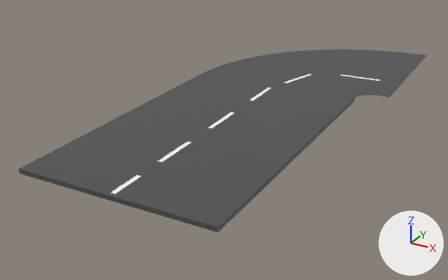
Renders of the Blender file Assets/Models/Modular Road/Curve.blend from each side of a commit.
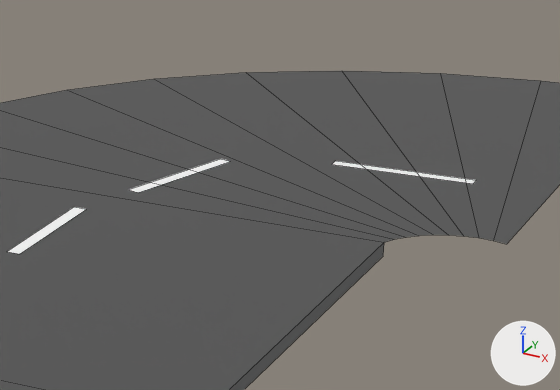
Each version is shown whole from a 50 mm camera at (5.86, -10.05, 4.88) aimed at (-0.41, 1.35, -0.82), then close up on the part from 55% to 90% of the width and 11% to 49% of the height. Arrows for +X, +Y and +Z are at lower right; the lights stay in place. The close-ups show mesh edges as thin lines.
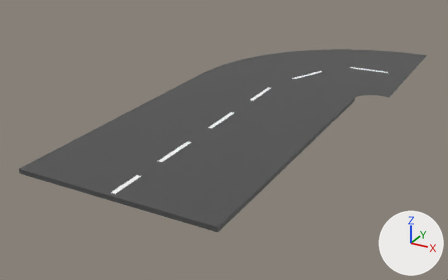
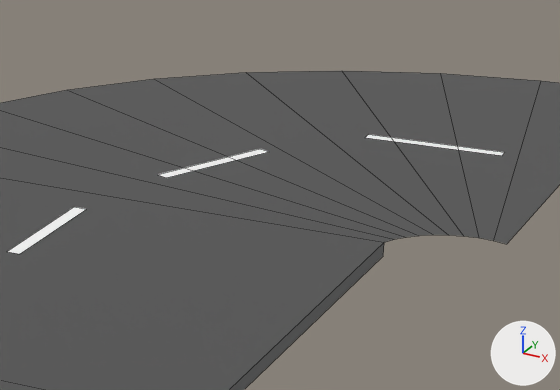
Changed parts and their boxes [x1, y1, x2, y2] in the close-ups (560 x 390 px):
'Plane.005', moved: before [332, 161, 476, 184]; after [365, 134, 505, 156]
'Plane.004', moved, turned: before [129, 159, 231, 193]; after [158, 149, 268, 178]

The change, as a list of edits to the scene's bpy script:
```text
Change ob_plane_004:
    ob_plane_004.location: (0.316, 3.872, 0.047) -> (0.417, 4.248, 0.047)
    ob_plane_004.rotation_euler: (0.0, 0.0, -0.299) -> (0.0, 0.0, -0.424)  # degrees (0, 0, -17) -> degrees (0, 0, -24)
Change ob_plane_005:
    ob_plane_005.location: (1.661, 4.69, 0.047) -> (1.661, 5.425, 0.047)
```
